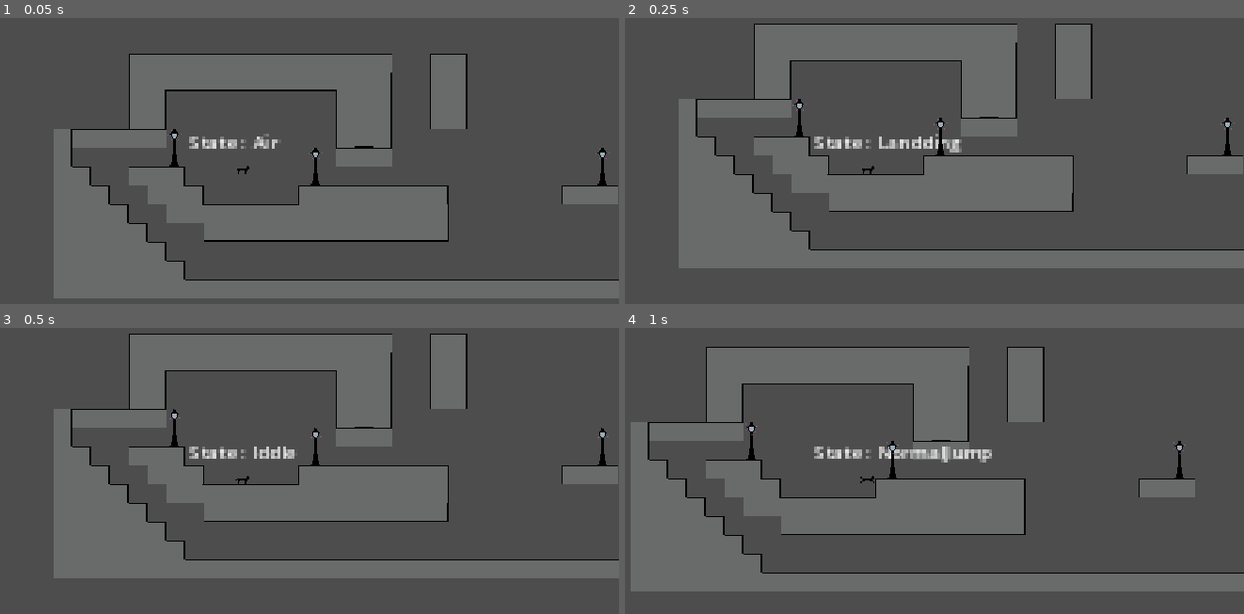
Above: before the commit, frames 1-4 (two rows, left to right).
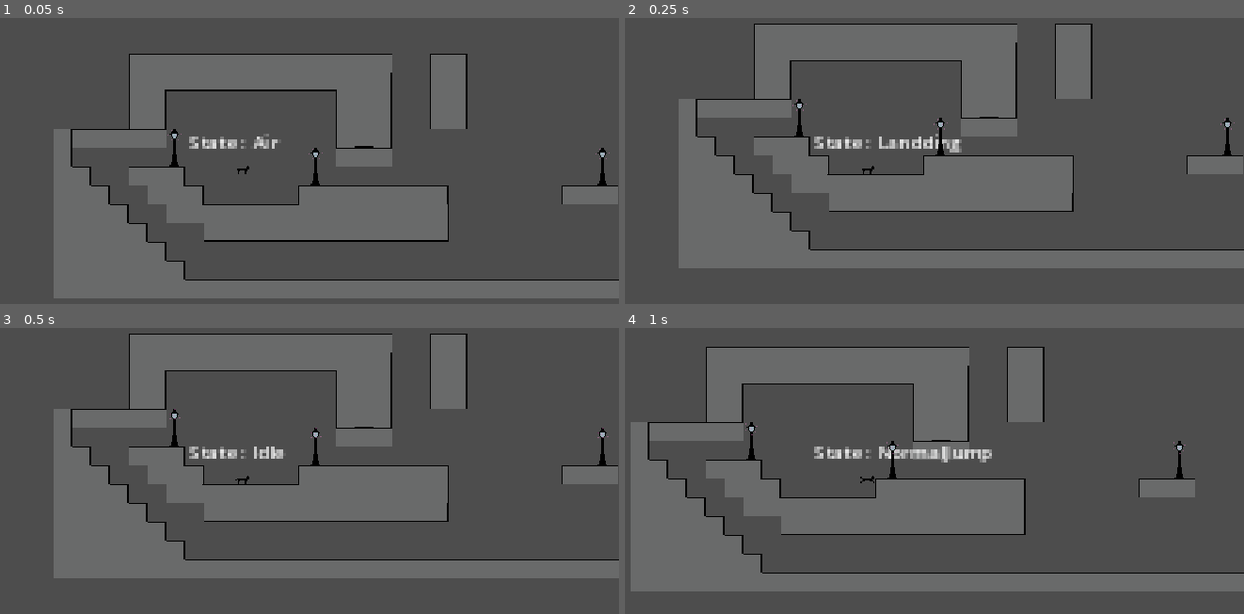
Above: after the commit, the same moments.

Repository: Trylat/A_Game_By_Its_Cover_2023
Game: Godot game, scene res://level_test/level_test_scene.tscn
Same seed, same stepped clock (60 frames per second), same inputs: the game is played once before the commit and once after it.
Inputs:
- Up to frame 1 (0.05 s): no input
- Up to frame 2 (0.25 s): no input
- Up to frame 3 (0.5 s): no input
- Up to frame 4 (1 s): hold D (player_walk_right) from 0.53 s (still down); tap Q (player_hiss) at 0.6 s; tap Space (player_jump) at 0.77 s

Frames 1-2 are identical in both runs. In frame 3, 0.1% of the frame differs, in the area x 43-48%, y 41-46%; in frame 4, nothing differs.

Commit message:
Solve issues

Diff:
--- a/Cat&Moon/player/StateDebugLabel.gd
+++ /dev/null
@@ -1,13 +0,0 @@
-extends Label
-
-@export state_machine : Sta
-
-
-# Called when the node enters the scene tree for the first time.
-func _ready():
-	pass # Replace with function body.
-
-
-# Called every frame. 'delta' is the elapsed time since the previous frame.
-func _process(delta):
-	pass
--- a/Cat&Moon/player/player.tscn
+++ b/Cat&Moon/player/player.tscn
@@ -6,10 +6,10 @@
 [ext_resource type="Texture2D" uid="uid://bxk7ekv4esxkg" path="res://player/Art/walk_player_spritesheet-Sheet.png" id="4_w8wcp"]
 [ext_resource type="Texture2D" uid="uid://buwpeafnovw2e" path="res://player/Art/jump_player_spritesheet-Sheet.png" id="5_cfalp"]
 [ext_resource type="Script" path="res://player/Script/StateMachine.gd" id="6_bmnu2"]
+[ext_resource type="Script" path="res://player/Script/IdleState.gd" id="7_5ni0x"]
 [ext_resource type="Script" path="res://player/Script/StateDebugLabel.gd" id="7_j0hi2"]
 [ext_resource type="Script" path="res://player/Script/AirState.gd" id="8_0wm1g"]
 [ext_resource type="Script" path="res://player/Script/LandingState.gd" id="9_r3mxg"]
-[ext_resource type="Script" path="res://player/Script/IddleState.gd" id="10_wph5j"]
 [ext_resource type="Script" path="res://player/Script/WalkState.gd" id="11_xdl2r"]
 [ext_resource type="Script" path="res://player/Script/HighJump.gd" id="12_4tdou"]
 [ext_resource type="Script" path="res://player/Script/RunState.gd" id="12_pjd32"]
@@ -324,12 +324,12 @@
 
 [node name="StateMachine" type="Node" parent="." node_paths=PackedStringArray("initial_state", "character", "animation_tree")]
 script = ExtResource("6_bmnu2")
-initial_state = NodePath("Iddle")
+initial_state = NodePath("Idle")
 character = NodePath("..")
 animation_tree = NodePath("../AnimationTree")
 
-[node name="Iddle" type="Node" parent="StateMachine" node_paths=PackedStringArray("air_state", "walking_state", "running_state", "high_jump_state")]
-script = ExtResource("10_wph5j")
+[node name="Idle" type="Node" parent="StateMachine" node_paths=PackedStringArray("air_state", "walking_state", "running_state", "high_jump_state")]
+script = ExtResource("7_5ni0x")
 air_state = NodePath("../Air")
 walking_state = NodePath("../Walk")
 running_state = NodePath("../Run")
@@ -338,14 +338,14 @@
 [node name="Walk" type="Node" parent="StateMachine" node_paths=PackedStringArray("air_state", "iddle_state", "running_state", "normal_jump_state")]
 script = ExtResource("11_xdl2r")
 air_state = NodePath("../Air")
-iddle_state = NodePath("../Iddle")
+iddle_state = NodePath("../Idle")
 running_state = NodePath("../Run")
 normal_jump_state = NodePath("../NormalJump")
 
 [node name="Run" type="Node" parent="StateMachine" node_paths=PackedStringArray("air_state", "iddle_state", "walk_state", "long_jump_state")]
 script = ExtResource("12_pjd32")
 air_state = NodePath("../Air")
-iddle_state = NodePath("../Iddle")
+iddle_state = NodePath("../Idle")
 walk_state = NodePath("../Walk")
 long_jump_state = NodePath("../LongJump")
 
@@ -355,7 +355,7 @@
 
 [node name="Landding" type="Node" parent="StateMachine" node_paths=PackedStringArray("ground_state")]
 script = ExtResource("9_r3mxg")
-ground_state = NodePath("../Iddle")
+ground_state = NodePath("../Idle")
 can_move = false
 
 [node name="HighJump" type="Node" parent="StateMachine" node_paths=PackedStringArray("landding_state")]
Renamed: Cat&Moon/player/Script/IddleState.gd -> Cat&Moon/player/Script/IdleState.gd
Not shown, removed: Cat&Moon/player/pla65FF.tmp
